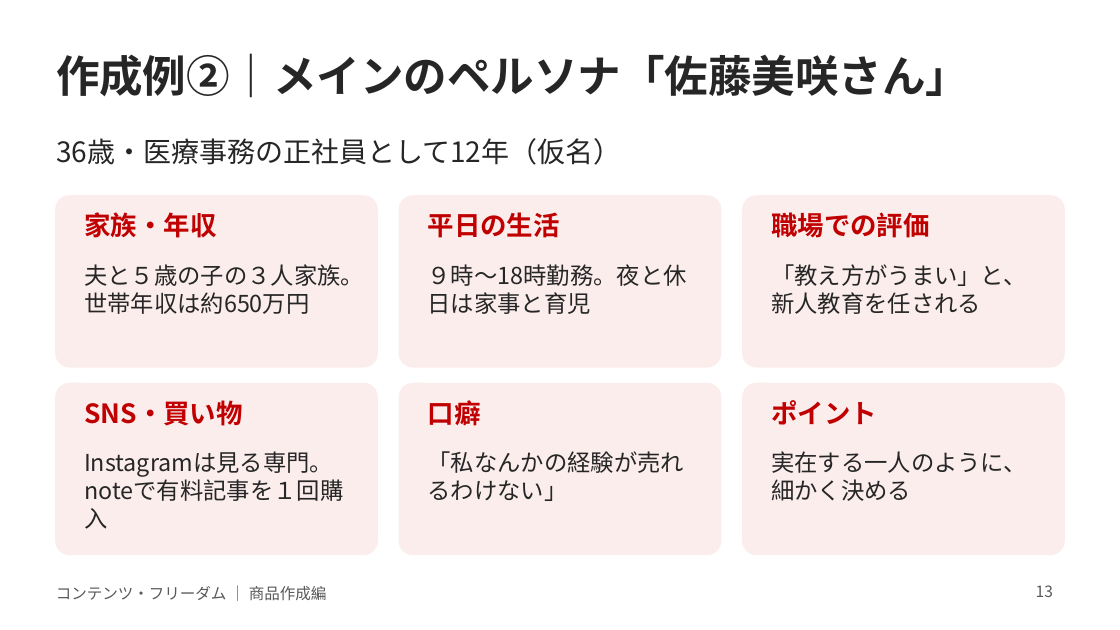
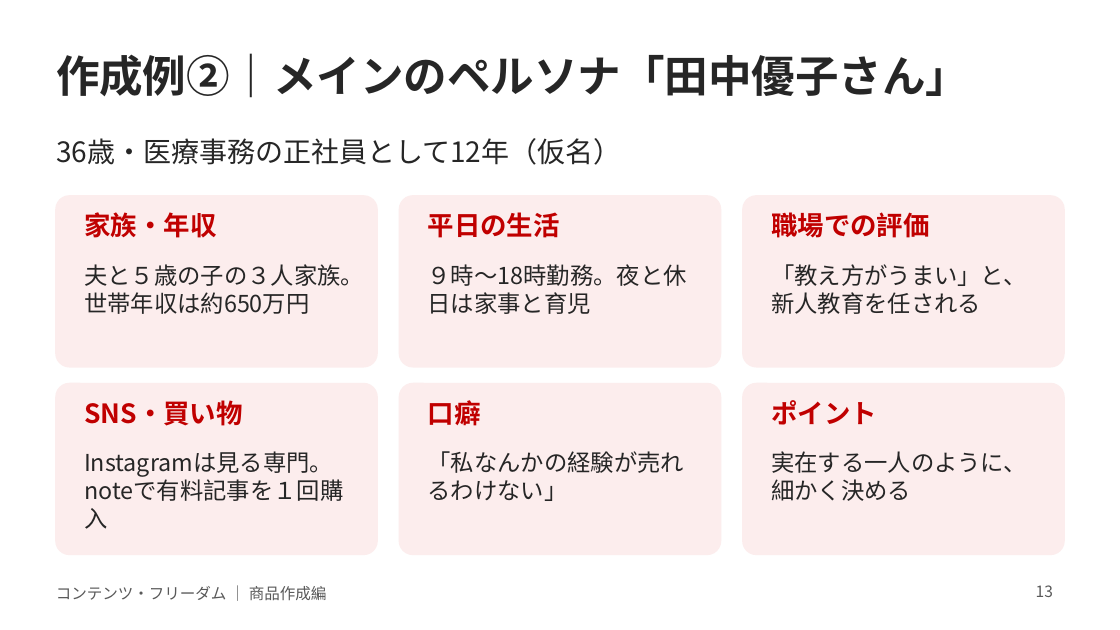
Before and after one commit to ryubou1220/test, a slide deck: slide 13 of 第4講義_商品作成編_作成例解説追加版.pptx. Drawn at 1120x630 pixels with LibreOffice and Linux fonts; fonts in the diff are those of the drawing. Boxes give left, top, right and bottom in pixels: in the first picture for what was removed or moved away, otherwise in the second. Text is boxed around its words. In the diff, an @@ line names an element or a change of style, - is before the commit and + after.

```diff
--- a/第4講義_商品作成編_作成例解説追加版.pptx
+++ b/第4講義_商品作成編_作成例解説追加版.pptx
@@ title at (56, 53, 969, 98): text changed @@
-作成例②｜メインのペルソナ「佐藤美咲さん」
+作成例②｜メインのペルソナ「田中優子さん」
```
Also in this commit, not shown: 1 other file.
